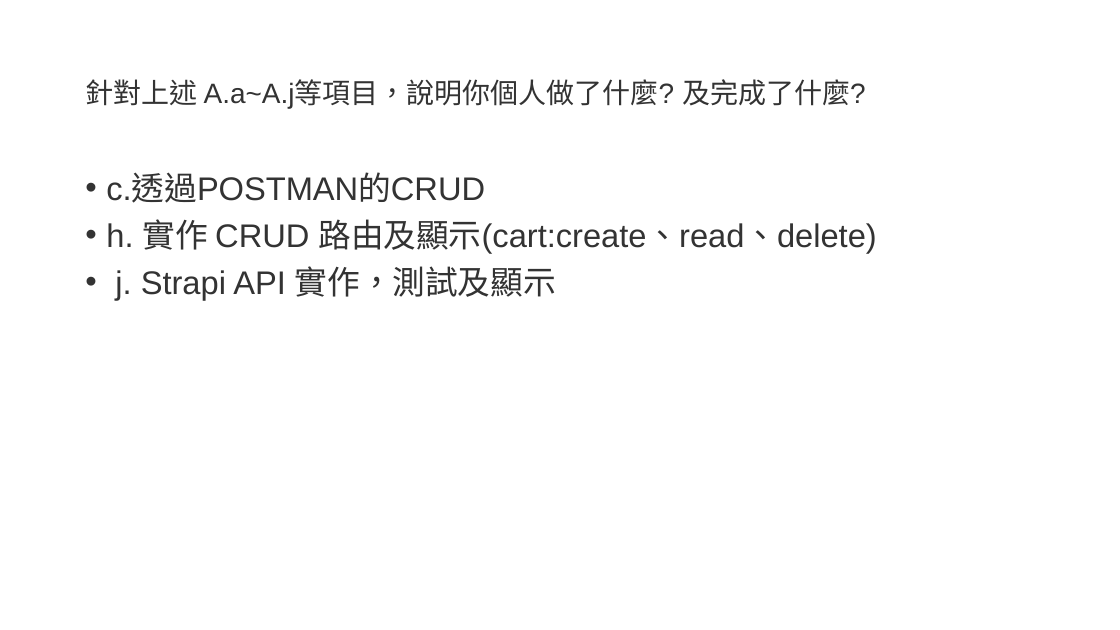
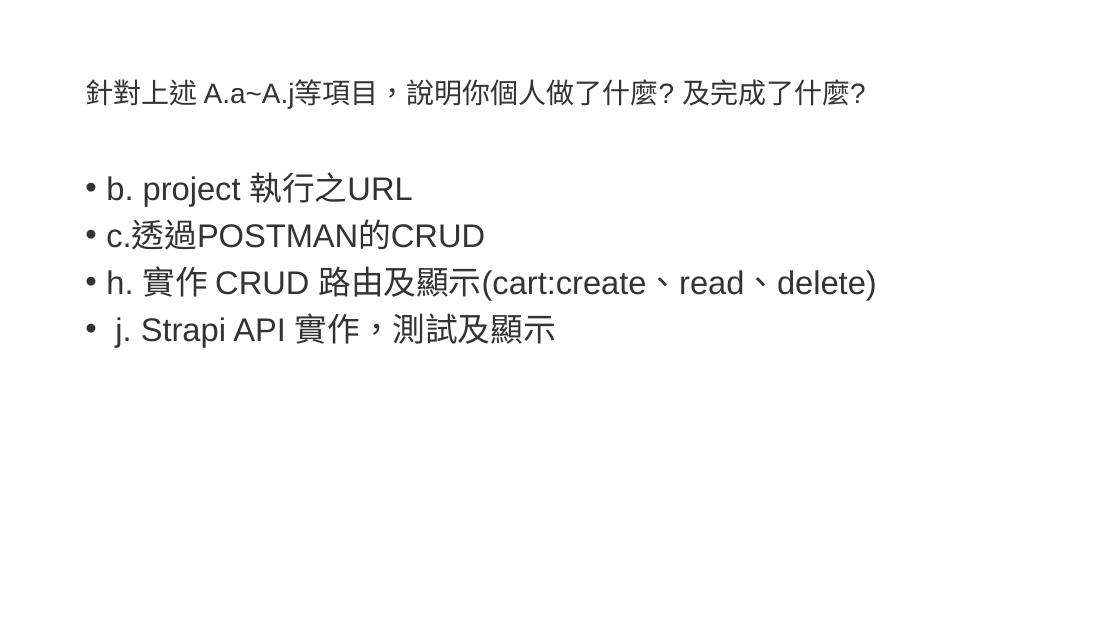
Before and after one commit to 406411461/1092_database_web, a slide deck: slide 2 of 期末驗收/B/G04_陳琮文.pptx. Drawn at 1120x630 pixels with LibreOffice and Linux fonts; fonts in the diff are those of the drawing. Boxes give left, top, right and bottom in pixels: in the first picture for what was removed or moved away, otherwise in the second. Text is boxed around its words. In the diff, an @@ line names an element or a change of style, - is before the commit and + after.

```diff
--- a/期末驗收/B/G04_陳琮文.pptx
+++ b/期末驗收/B/G04_陳琮文.pptx
@@ text at (x1=106, y1=172, x2=413, y2=206): paragraph added @@
+• b. project 執行之URL
```
Also in this commit, not shown: 6 other files.
